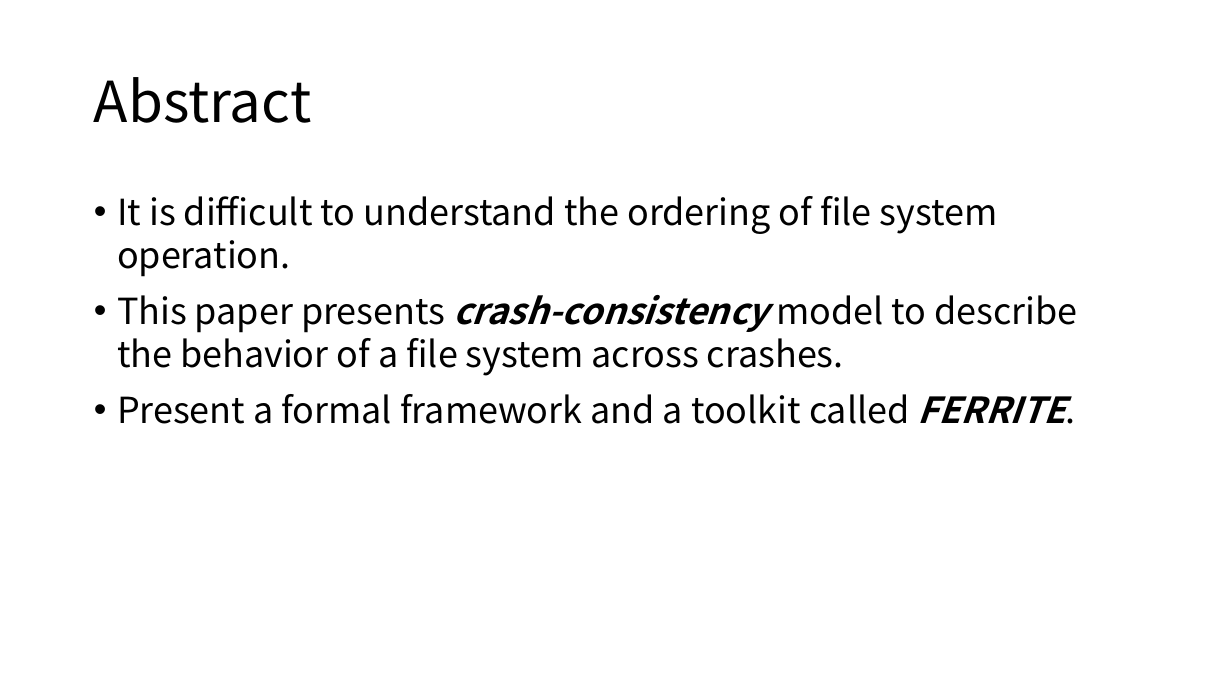
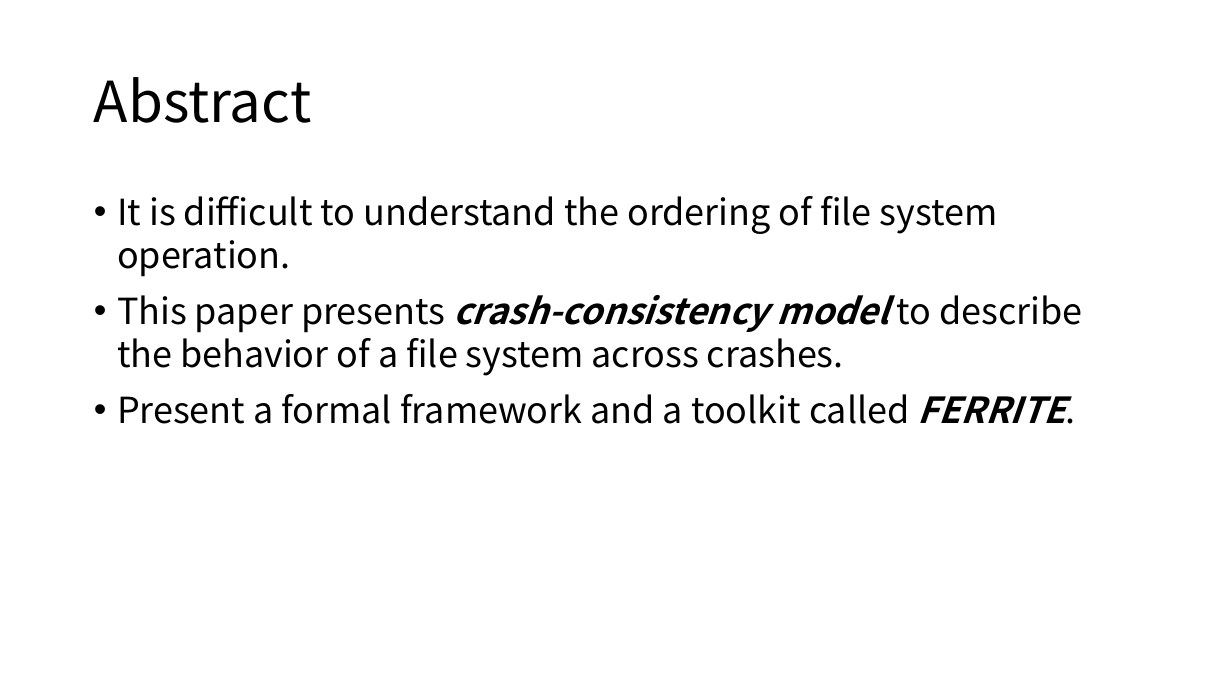
Before and after one commit to yuhao0102/aos_readlist, a slide deck: slide 16 of AOS_reading2.pptx (slide 17 before the commit). Drawn at 1232x693 pixels with LibreOffice and Linux fonts; fonts in the diff are those of the drawing. Boxes give left, top, right and bottom in pixels: in the first picture for what was removed or moved away, otherwise in the second. Text is boxed around its words. In the diff, an @@ line names an element or a change of style, - is before the commit and + after.

```diff
--- a/AOS_reading2.pptx
+++ b/AOS_reading2.pptx
@@ text at (117, 295, 1083, 376): bold on, italic on in "model" @@
```
Also in this commit, not shown: 11 other slides changed, 1 slide removed, 6 other files.
